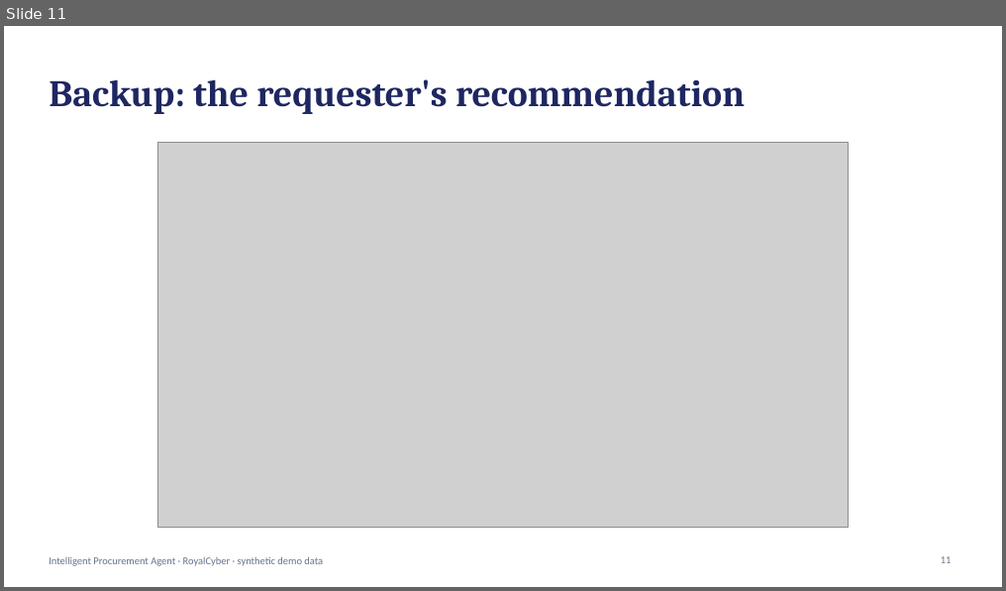
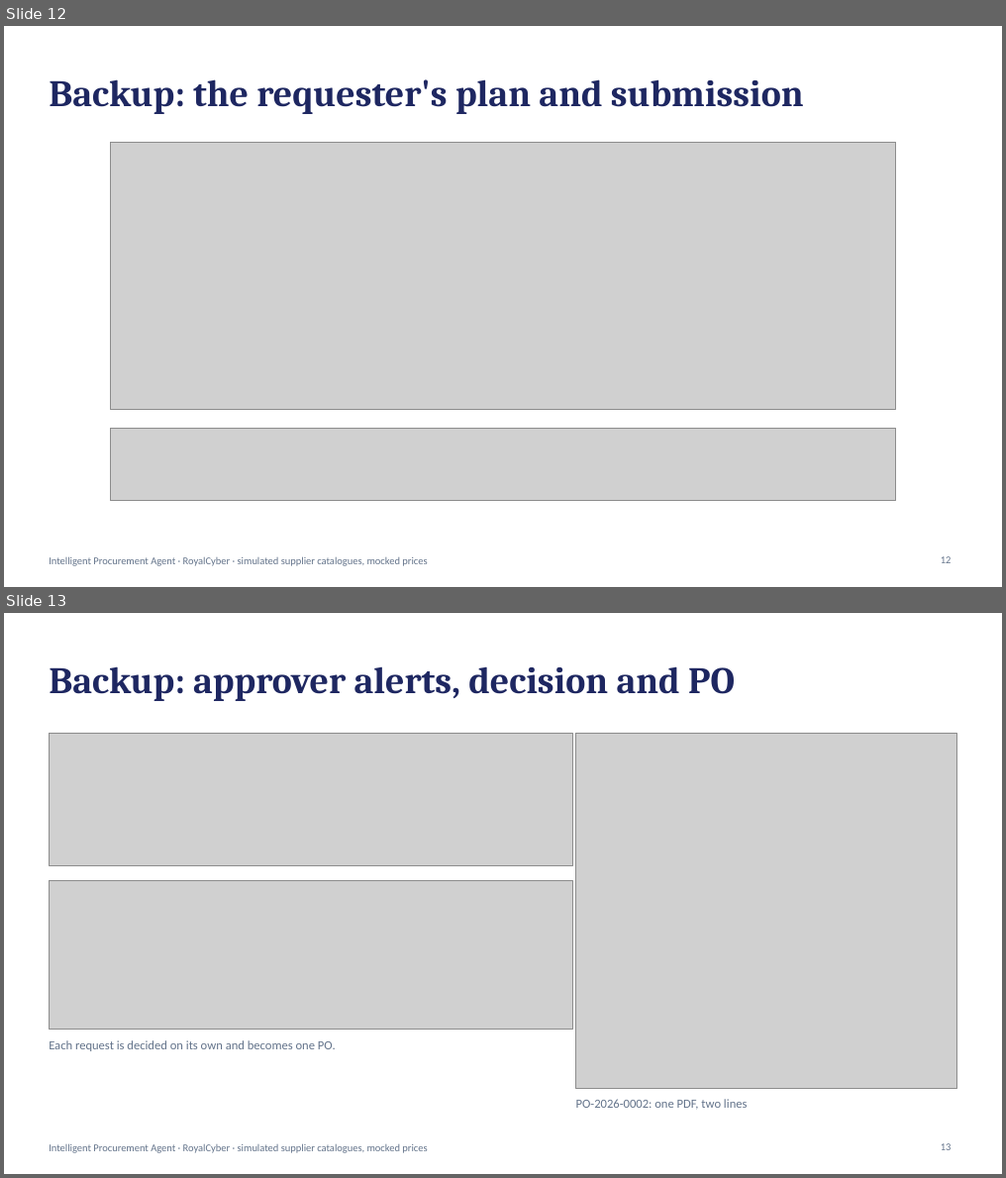
Before and after one commit to Madhukar07565/intelligent-procurement-agent, a slide deck: docs/presentation/Intelligent-Procurement-Agent.pptx. Shown one above the other, each under a label of ours: slide 11 before the commit, slides 12 and 13 after it. The pictures are 1006x591 and 1006x1178 pixels, drawn with LibreOffice and Linux fonts; fonts in the diff are those of the drawing; grey boxes stand for pictures. Boxes give left, top, right and bottom in pixels: in the first picture for what was removed or moved away, otherwise in the second. Text is boxed around its words. In the diff, an @@ line names an element or a change of style, - is before the commit and + after.

Commit message:
Update architecture diagrams, docs and deck for one approval request and PO per supplier

```diff
--- a/docs/presentation/Intelligent-Procurement-Agent.pptx
+++ b/docs/presentation/Intelligent-Procurement-Agent.pptx
@@ slide 13 added at bbox=[4, 613, 1002, 1174], background #FFFFFF; not listed: 1 template element that a slide beside it also shows @@
@@ title added at bbox=[49, 666, 735, 701], 36 pt, text #1E2761, bold @@
+Backup: approver alerts, decision and PO
@@ picture added at bbox=[49, 733, 573, 866] @@
@@ picture added at bbox=[576, 733, 957, 1088] @@
@@ picture added at bbox=[49, 881, 573, 1030] @@
@@ text added at bbox=[49, 1041, 336, 1052], 12 pt, text #64748B @@
+Each request is decided on its own and becomes one PO.
@@ text added at bbox=[576, 1099, 747, 1110], 12 pt, text #64748B @@
+PO-2026-0002: one PDF, two lines
@@ page number added at bbox=[941, 1144, 951, 1151], 10 pt, text #64748B @@
+13
@@ what was slide 11 is now slide 12 @@
@@ slide 12 changed as well @@
@@ title at bbox=[49, 79, 804, 114]: text changed @@
-Backup: the requester's recommendation
+Backup: the requester's plan and submission
@@ picture: place and size @@
-picture at bbox=[158, 142, 848, 528]
+picture at bbox=[110, 142, 896, 409]
@@ picture added at bbox=[110, 428, 896, 500] @@
@@ text at bbox=[49, 557, 427, 567]: text changed @@
-Intelligent Procurement Agent · RoyalCyber · synthetic demo data
+Intelligent Procurement Agent · RoyalCyber · simulated supplier catalogues, mocked prices
```
Also in this commit, not shown: 9 other slides changed, 2 other slides added, 2 slides removed, 20 other files.
